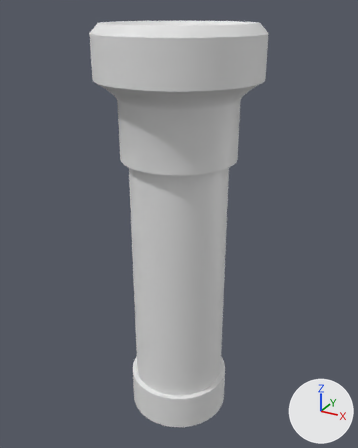
The Blender file Art/Development/Interactive/Flashlight/Hotel-Espir_Flashlight.blend as it was, and as the next commit left it.
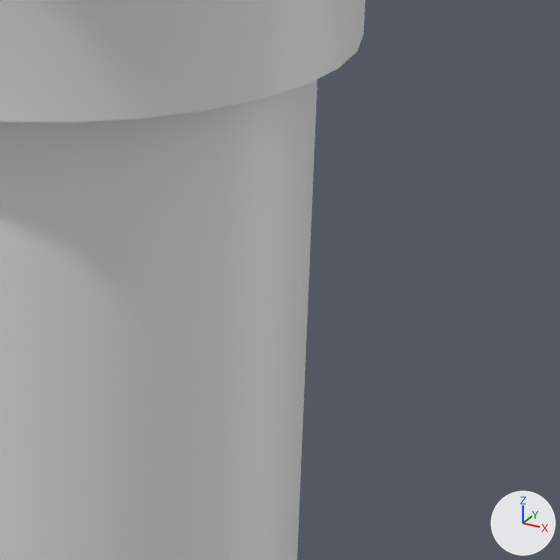
Each version is shown whole from a 50 mm lens placed at (0.1108, -0.2014, 0.2101), pointed at (-0.0013, 0.0024, 0.1082), then close up on the part from 48% to 76% of the width and 34% to 57% of the height. Every picture has the same lights, and +X, +Y and +Z are marked at lower right.

Script lines for the objects in view, before the commit:
```python
me_cylinder = bpy.data.meshes.new('Cylinder')
me_cylinder.from_pydata(...)  # 512 vertices, 482 faces; spans x -0.038..0.038, y -0.038..0.038, z -0.084..0.119
me_cylinder.polygons.foreach_set('use_smooth', [True] * 482)
ob_flashlight_blockout = bpy.data.objects.new('Flashlight_Blockout', me_cylinder)
ob_flashlight_blockout.location = (0.0, 0.0, 0.0846)
```
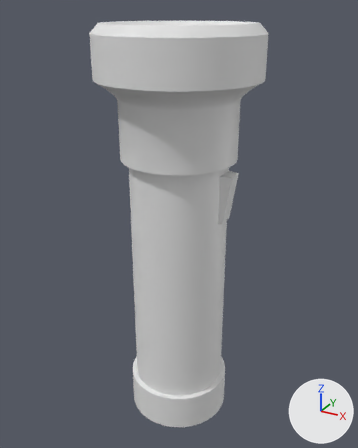
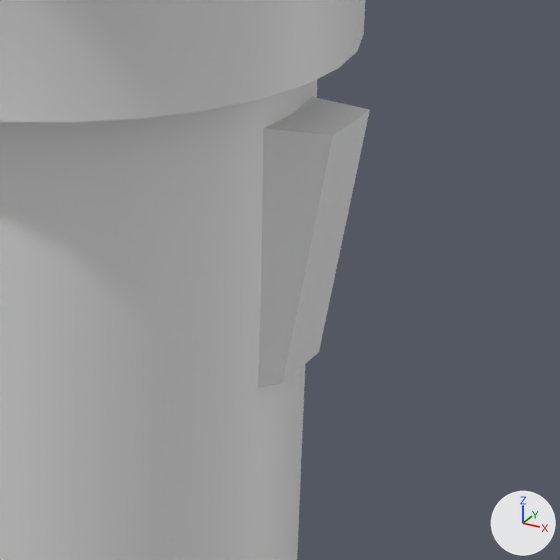
Changed parts and their boxes (x1, y1, x2, y2) in the close-ups (560 x 560 px):
'Flashlight_Blockout', reshaped
    before: (0, 0, 365, 560)
    after: (0, 0, 370, 560)
part 1 of me_cylinder, added
    after: (258, 96, 370, 388)

What changed in the scene script:
```text
Change me_cylinder:
    where me_cylinder.from_pydata(...)  # 512 vertices, 482 faces; spans x -0.038..0.038, y -0.038..0.038, z -0.084..0.119
    used by ob_flashlight_blockout; location = (0.0, 0.0, 0.0846)
    verts and faces of me_cylinder; kept vertices keep their numbers, new ones are numbered from 512
    me_cylinder part 1
    add verts[512] = (0.019, -0.006, 0.03)
    add verts[513] = (0.019, -0.006, 0.055)
    add verts[514] = (0.019, 0.006, 0.03)
    add verts[515] = (0.019, 0.006, 0.055)
    add verts[516] = (0.026, -0.004, 0.032)  # pixel (282, 383)
    add verts[517] = (0.029, -0.004, 0.055)  # pixel (332, 135)
    add verts[518] = (0.026, 0.004, 0.032)  # pixel (319, 351)
    add verts[519] = (0.029, 0.004, 0.055)  # pixel (369, 109)
    add faces += [(512, 513, 515, 514), (514, 515, 519, 518), (516, 518, 519, 517), (512, 516, 517, 513), (512, 514, 518, 516), (513, 517, 519, 515)]
```
